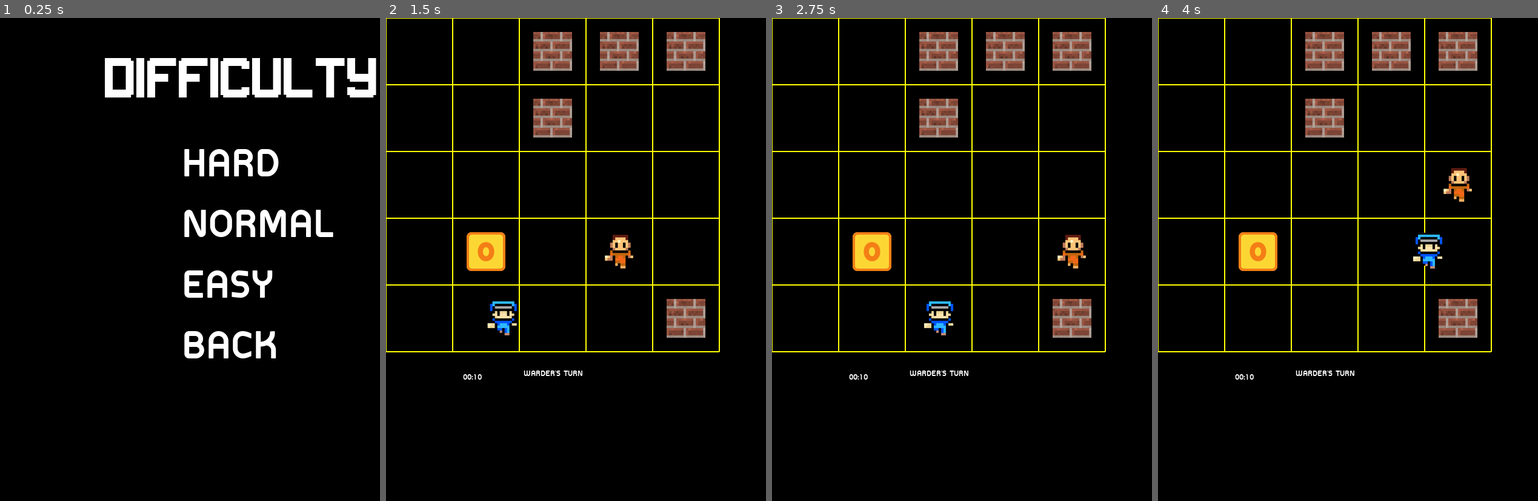
Above: before the commit, frames 1-4 (left to right).
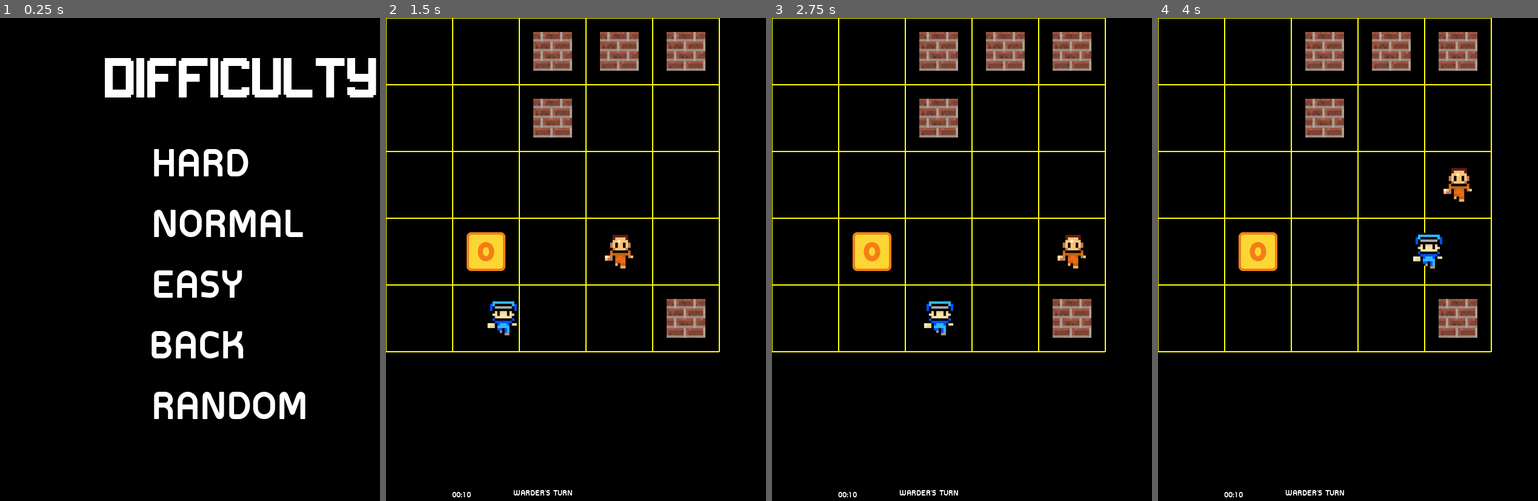
Above: after the commit, the same moments.

Repository: Putter30772/ESCAPE-PLAN-V3
Game: Godot game, scene res://BotModeScreen.tscn
Two runs of this game, one before a commit and one after it. Both use one fixed random seed, a clock stepped at 60 frames per second and the inputs below. This scene is started directly instead of the project's main scene.
Inputs:
- Up to frame 1 (0.25 s): no input
- Up to frame 2 (1.5 s): click "HARD" at 0.5 s; hold Right (move_right) from 1.28 s (still down); hold A (a) from 1.28 s (still down)
- Up to frame 3 (2.75 s): tap D (d) at 1.55, 2.1 s; release Right (move_right) at 2.03 s; release A (a) at 2.03 s; hold Down (move_down) from 2.03 s (still down); tap S (s) at 2.3 s
- Up to frame 4 (4 s): release Down (move_down) at 2.78 s; hold Right (move_right) 2.78-3.53 s; hold S (s) 2.78-3.53 s; tap W (w) at 3.05, 3.6 s; tap Enter at 3.5 s; hold Up (move_up) from 3.53 s (still down); tap A (a) at 3.8 s

The runs differ from the first frame. In frame 1, 6.0% of the frame differs, in the area x 39-88%, y 27-84%; in frame 2, 0.3%; in frame 3, 0.3%; in frame 4, 0.3%.

Commit message:
vs bot RANDOM

Diff:
--- a/06-Grid-based movement/BotModeScreen.gd
+++ b/06-Grid-based movement/BotModeScreen.gd
@@ -21,6 +21,8 @@
 		$MarginContainer/VBoxContainer/VBoxContainer/Normal_Button.grab_focus()
 	if $MarginContainer/VBoxContainer/VBoxContainer/Easy_Button.is_hovered() :
 		$MarginContainer/VBoxContainer/VBoxContainer/Easy_Button.grab_focus()
+	if $MarginContainer/VBoxContainer/VBoxContainer/Madness_Button.is_hovered() :
+		$MarginContainer/VBoxContainer/VBoxContainer/Madness_Button.grab_focus()
 
 func _on_Hard_Button_pressed():
 	variableLAN.mode = 2
@@ -49,8 +51,20 @@
 		get_node("MarginContainer/VBoxContainer/VBoxContainer/Normal_Button/Label").set_text("ปานกลาง")
 		get_node("MarginContainer/VBoxContainer/VBoxContainer/Easy_Button/Label").set_text("ง่าย")
 		get_node("MarginContainer/VBoxContainer/VBoxContainer/Back_Button/Label").set_text("กลับ")
+		get_node("MarginContainer/VBoxContainer/VBoxContainer/Madness_Button/Label").set_text("สุ่ม")
 	else:
 		get_node("MarginContainer/VBoxContainer/VBoxContainer/Hard_Button/Label").set_text("HARD")
 		get_node("MarginContainer/VBoxContainer/VBoxContainer/Normal_Button/Label").set_text("NORMAL")
 		get_node("MarginContainer/VBoxContainer/VBoxContainer/Easy_Button/Label").set_text("EASY")
 		get_node("MarginContainer/VBoxContainer/VBoxContainer/Back_Button/Label").set_text("BACK")
+		get_node("MarginContainer/VBoxContainer/VBoxContainer/Madness_Button/Label").set_text("RANDOM")
+
+
+func _on_Madness_Button_pressed():
+	variableLAN.mode = 3
+	randomize()
+	variableLAN.botdifficulty =  randi()% 3 + 1
+	randomize()
+	variableLAN.gameSize = randi()% 5 + 3
+#	variableLAN.botno = 2
+	get_tree().change_scene("res://LAN.tscn")
--- a/06-Grid-based movement/BotModeScreen.tscn
+++ b/06-Grid-based movement/BotModeScreen.tscn
@@ -6,6 +6,7 @@
 [ext_resource path="res://TitleScreenRelated/difficulty.png" type="Texture" id=4]
 [ext_resource path="res://TitleScreenRelated/hovered80px.png" type="Texture" id=5]
 [ext_resource path="res://new_dynamicfont.tres" type="DynamicFont" id=6]
+[ext_resource path="res://TitleScreenRelated/hovered.png" type="Texture" id=7]
 
 [node name="Node" type="Node"]
 script = ExtResource( 1 )
@@ -123,15 +124,15 @@
 texture = ExtResource( 4 )
 
 [node name="VBoxContainer" type="VBoxContainer" parent="MarginContainer/VBoxContainer"]
-margin_left = 100.0
+margin_left = 50.0
 margin_top = 150.0
-margin_right = 500.0
-margin_bottom = 530.0
+margin_right = 550.0
+margin_bottom = 650.0
 size_flags_horizontal = 4
 custom_constants/separation = 20
 
 [node name="Hard_Button" type="TextureButton" parent="MarginContainer/VBoxContainer/VBoxContainer"]
-margin_right = 400.0
+margin_right = 500.0
 margin_bottom = 80.0
 mouse_default_cursor_shape = 2
 texture_hover = ExtResource( 5 )
@@ -145,7 +146,7 @@
 
 [node name="Normal_Button" type="TextureButton" parent="MarginContainer/VBoxContainer/VBoxContainer"]
 margin_top = 100.0
-margin_right = 400.0
+margin_right = 500.0
 margin_bottom = 180.0
 mouse_default_cursor_shape = 2
 texture_hover = ExtResource( 5 )
@@ -159,7 +160,7 @@
 
 [node name="Easy_Button" type="TextureButton" parent="MarginContainer/VBoxContainer/VBoxContainer"]
 margin_top = 200.0
-margin_right = 400.0
+margin_right = 500.0
 margin_bottom = 280.0
 mouse_default_cursor_shape = 2
 texture_hover = ExtResource( 5 )
@@ -173,17 +174,30 @@
 
 [node name="Back_Button" type="TextureButton" parent="MarginContainer/VBoxContainer/VBoxContainer"]
 margin_top = 300.0
-margin_right = 400.0
+margin_right = 500.0
 margin_bottom = 380.0
 mouse_default_cursor_shape = 2
 texture_hover = ExtResource( 5 )
 
 [node name="Label" type="Label" parent="MarginContainer/VBoxContainer/VBoxContainer/Back_Button"]
-margin_left = 100.0
-margin_right = 320.0
+margin_left = 95.683
+margin_right = 315.683
 margin_bottom = 102.0
 custom_fonts/font = ExtResource( 6 )
 text = "BACK"
+
+[node name="Madness_Button" type="TextureButton" parent="MarginContainer/VBoxContainer/VBoxContainer"]
+margin_top = 400.0
+margin_right = 500.0
+margin_bottom = 500.0
+texture_hover = ExtResource( 7 )
+
+[node name="Label" type="Label" parent="MarginContainer/VBoxContainer/VBoxContainer/Madness_Button"]
+margin_left = 100.0
+margin_right = 342.0
+margin_bottom = 102.0
+custom_fonts/font = ExtResource( 6 )
+text = "Madness"
 [connection signal="pressed" from="Menu/CenterRow/Buttons/Easy Bot" to="." method="_on_Easy_Bot_pressed"]
 [connection signal="pressed" from="Menu/CenterRow/Buttons/Medium Bot" to="." method="_on_Medium_Bot_pressed"]
 [connection signal="pressed" from="Menu/CenterRow/Buttons/Hard Bot" to="." method="_on_Hard_Bot_pressed"]
@@ -192,3 +206,4 @@
 [connection signal="pressed" from="MarginContainer/VBoxContainer/VBoxContainer/Normal_Button" to="." method="_on_Normal_Button_pressed"]
 [connection signal="pressed" from="MarginContainer/VBoxContainer/VBoxContainer/Easy_Button" to="." method="_on_Easy_Button_pressed"]
 [connection signal="pressed" from="MarginContainer/VBoxContainer/VBoxContainer/Back_Button" to="." method="_on_Back_Button_pressed"]
+[connection signal="pressed" from="MarginContainer/VBoxContainer/VBoxContainer/Madness_Button" to="." method="_on_Madness_Button_pressed"]
--- a/06-Grid-based movement/Grid VisualizerLAN.gd
+++ b/06-Grid-based movement/Grid VisualizerLAN.gd
@@ -10,11 +10,11 @@
 	var LINE_WIDTH = 2
 #	var window_size = OS.get_window_size()
 
-	for x in range(variable.gameSize + 1):
+	for x in range(variableLAN.gameSize + 1):
 		var col_pos = x * grid.cell_size.x
 		var limit = grid.grid_size.y * grid.cell_size.y
 		draw_line(Vector2(col_pos, 0), Vector2(col_pos, limit), LINE_COLOR, LINE_WIDTH)
-	for y in range(variable.gameSize + 1):
+	for y in range(variableLAN.gameSize + 1):
 		var row_pos = y * grid.cell_size.y
 		var limit = grid.grid_size.x * grid.cell_size.x
 		draw_line(Vector2(0, row_pos), Vector2(limit, row_pos), LINE_COLOR, LINE_WIDTH)
--- a/06-Grid-based movement/GridLAN.gd
+++ b/06-Grid-based movement/GridLAN.gd
@@ -67,18 +67,19 @@
 				grid[play_pos.x][play_pos.y] = PLAYER
 				add_child(new_player)
 
-	placed = false
-	while not placed:
-		randomize()
-		var play2_pos = Vector2(randi() % int(grid_size.x), randi() % int(grid_size.y))
-		if not grid[play2_pos.x][play2_pos.y]:
-			if not play2_pos in positions:
-				positions.append(play2_pos)
-				placed = true
-				var new_player2 = Player2.instance()
-				new_player2.position = map_to_world(play2_pos) + half_tile_size
-				grid[play2_pos.x][play2_pos.y] = PLAYER2
-				add_child(new_player2)
+	for n in range(variableLAN.botno):
+		placed = false
+		while not placed:
+			randomize()
+			var play2_pos = Vector2(randi() % int(grid_size.x), randi() % int(grid_size.y))
+			if not grid[play2_pos.x][play2_pos.y]:
+				if not play2_pos in positions:
+					positions.append(play2_pos)
+					placed = true
+					var new_player2 = Player2.instance()
+					new_player2.position = map_to_world(play2_pos) + half_tile_size
+					grid[play2_pos.x][play2_pos.y] = PLAYER2
+					add_child(new_player2)
 
 	placed = false
 	while not placed:
@@ -161,6 +162,11 @@
 
 func _on_PlayAgain_pressed():
 	print("reload")
+	if(variableLAN.mode == 3):
+		randomize()
+		variableLAN.gameSize = randi() % 5 + 3
+		randomize()
+		variableLAN.botdifficulty = randi() % 3 + 1
 	get_tree().reload_current_scene()
 	variableLAN.ready = 1
 	variableLAN.gameState = 0
@@ -174,3 +180,4 @@
 	variableLAN.turn = 0
 	variableLAN.botdifficulty = 1
 	variableLAN.mode = 0
+	variableLAN.gameSize = 5
--- a/06-Grid-based movement/LAN.tscn
+++ b/06-Grid-based movement/LAN.tscn
@@ -41,10 +41,10 @@
 script = ExtResource( 3 )
 
 [node name="Label" type="Label" parent="."]
-margin_left = 227.257
-margin_top = 577.165
-margin_right = 310.257
-margin_bottom = 618.165
+margin_left = 209.676
+margin_top = 774.07
+margin_right = 292.676
+margin_bottom = 815.07
 custom_fonts/font = SubResource( 1 )
 script = ExtResource( 5 )
 
@@ -90,10 +90,10 @@
 text = "Exit"
 
 [node name="DisplayTime" type="Label" parent="."]
-margin_left = 126.704
-margin_top = 583.31
-margin_right = 195.704
-margin_bottom = 614.31
+margin_left = 109.123
+margin_top = 776.7
+margin_right = 178.123
+margin_bottom = 807.7
 custom_fonts/font = SubResource( 6 )
 script = ExtResource( 7 )
 
--- a/06-Grid-based movement/NodeLAN.gd
+++ b/06-Grid-based movement/NodeLAN.gd
@@ -16,3 +16,4 @@
 var move = 0
 var mode = 0
 var botdifficulty = 1
+var botno = 1
--- a/06-Grid-based movement/Player2LAN.gd
+++ b/06-Grid-based movement/Player2LAN.gd
@@ -88,7 +88,7 @@
 					variableLAN.move = 1
 					velocity = target_direction * distance_to_target
 					is_moving = false
-					if(variableLAN.mode == 2):
+					if(variableLAN.mode == 2)||(variableLAN.mode == 3):
 						movecounter += 1
 						if(movecounter == variableLAN.botdifficulty):
 								variableLAN.turn += 1
Not shown: 1 places in 06-Grid-based movement/BotModeScreen.tscn that only renumber resources
Not shown: 1 places in 06-Grid-based movement/TitleScreenRelated/GameModeScreen.tscn that only renumber resources
